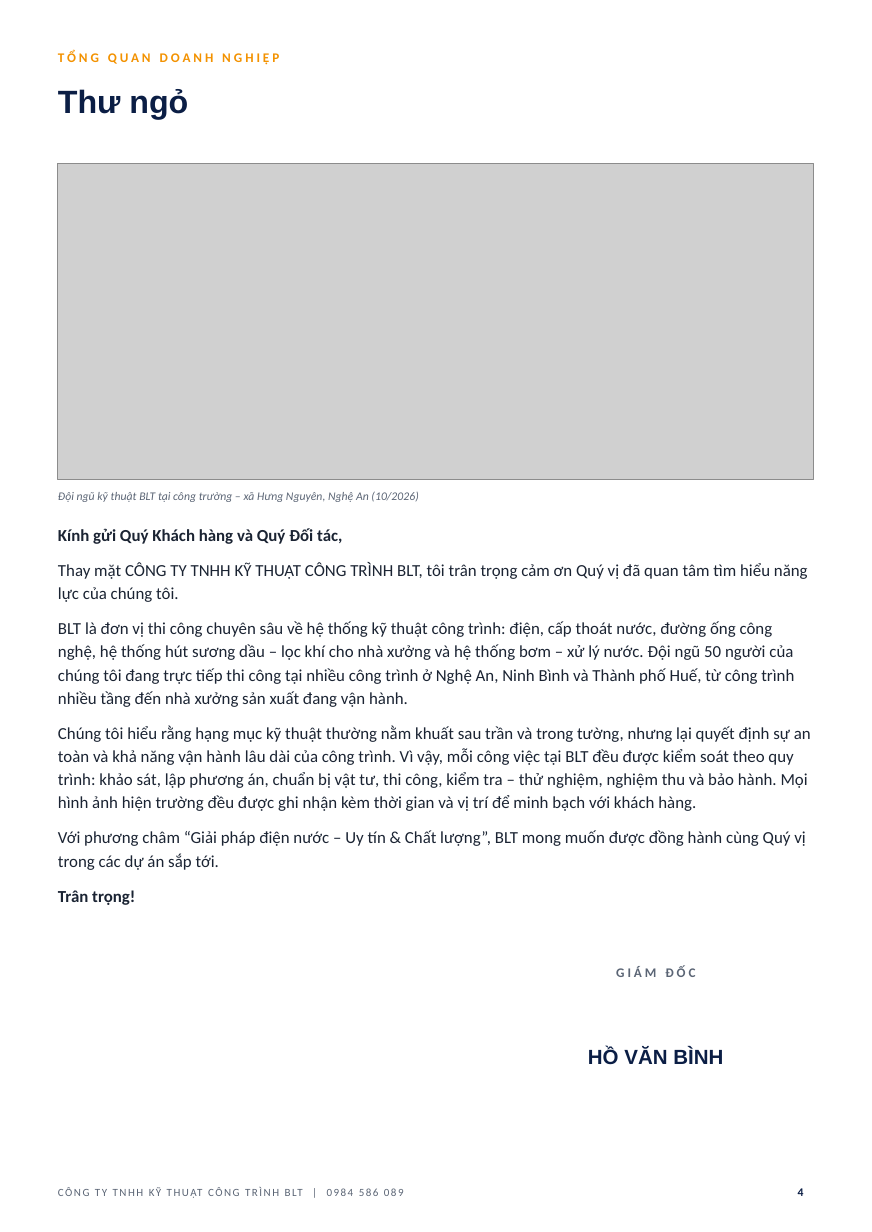
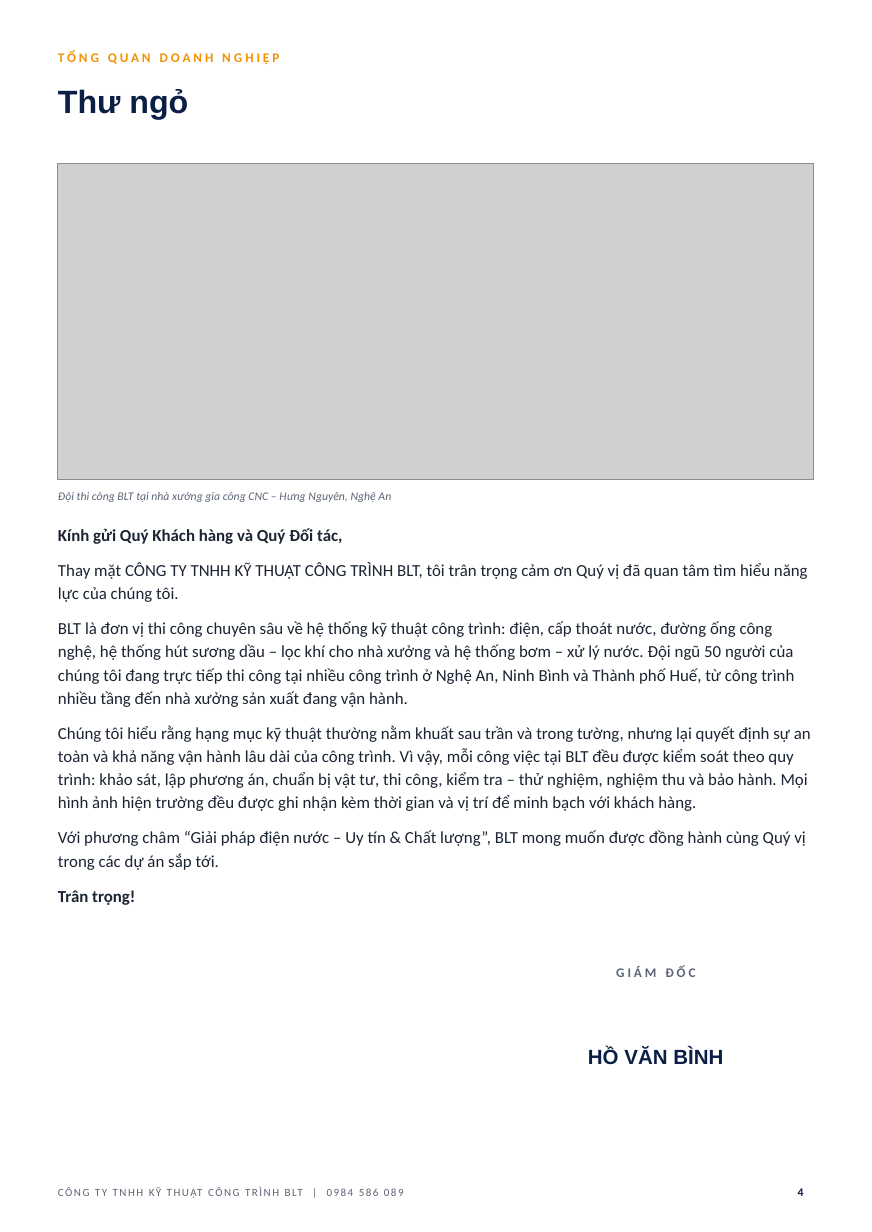
Before and after one commit to haquyenkl2-sys/C-NG-TY-CP-TH-NG-M-I-T-NG-H-P-MINH-PH-T, a slide deck: slide 4 of ho-so-nang-luc-BLT/HO_SO_NANG_LUC_BLT.pptx. Drawn at 872x1232 pixels with LibreOffice and Linux fonts; fonts in the diff are those of the drawing; grey boxes stand for pictures; background and template pictures are left out. Boxes give left, top, right and bottom in pixels: in the first picture for what was removed or moved away, otherwise in the second. Text is boxed around its words. In the diff, an @@ line names an element or a change of style, - is before the commit and + after.

```diff
--- a/ho-so-nang-luc-BLT/HO_SO_NANG_LUC_BLT.pptx
+++ b/ho-so-nang-luc-BLT/HO_SO_NANG_LUC_BLT.pptx
@@ text at (58,492,391,502): text changed @@
-Đội ngũ kỹ thuật BLT tại công trường – xã Hưng Nguyên, Nghệ An (10/2026)
+Đội thi công BLT tại nhà xưởng gia công CNC – Hưng Nguyên, Nghệ An
```
Also in this commit, not shown: 18 other slides changed, 4 other files.
